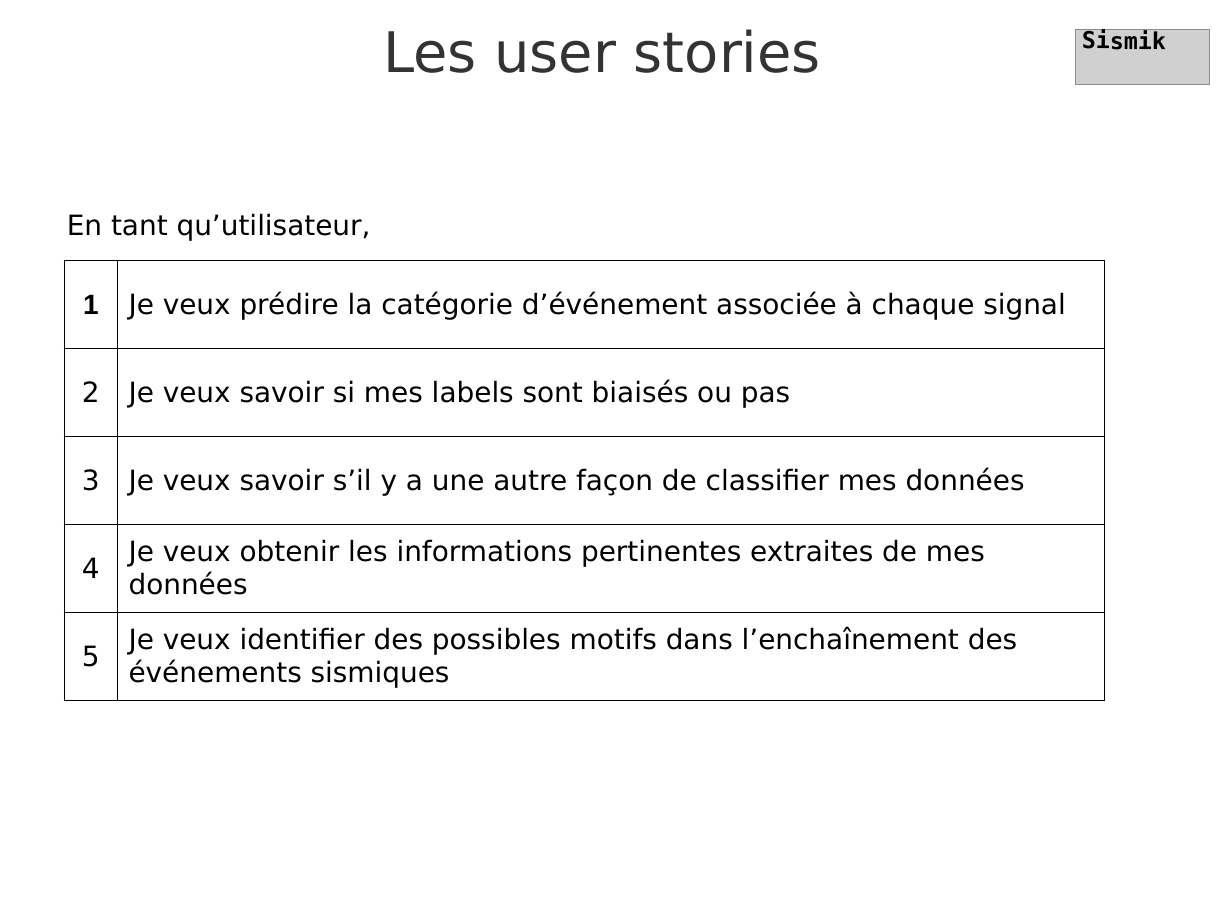
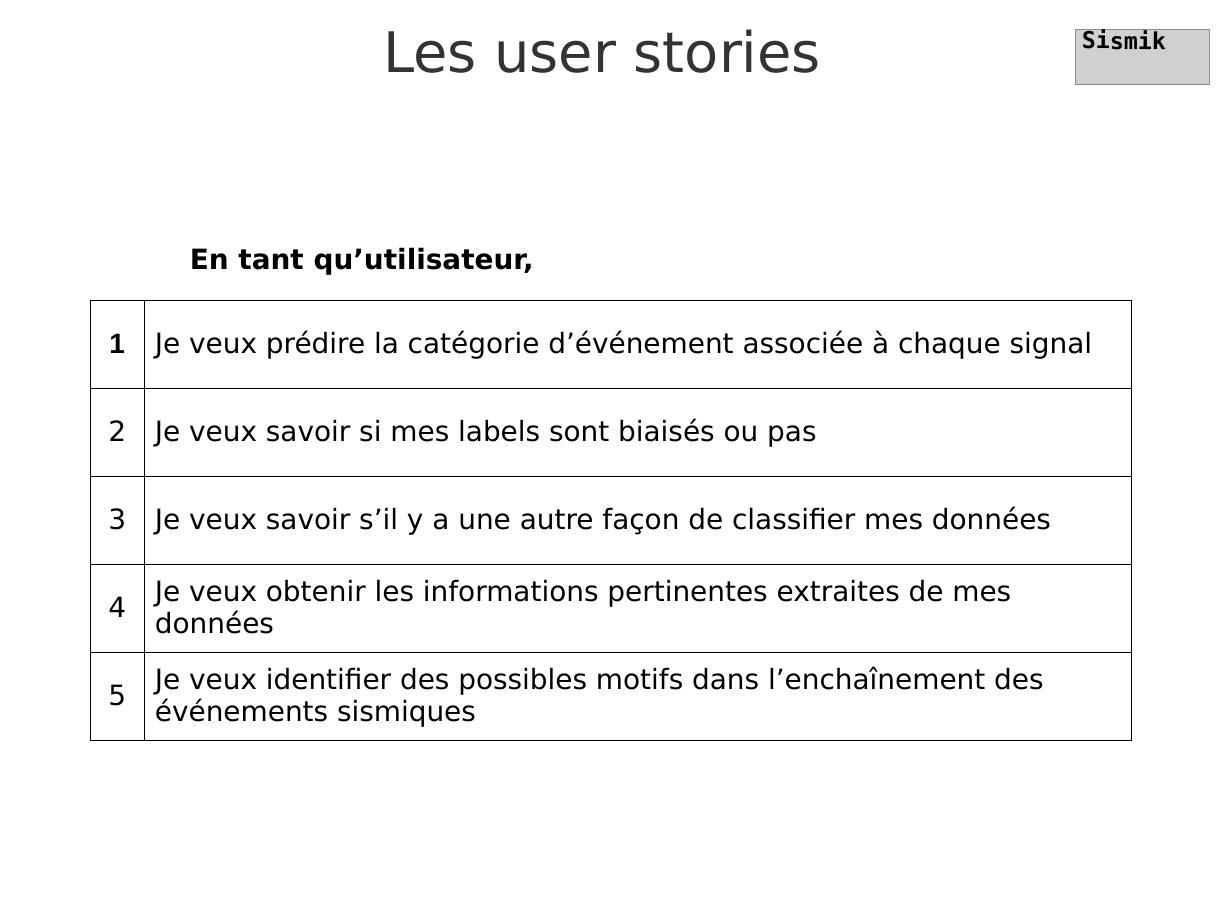
Before and after one commit to rubalravinder/cas_etude_volcano, a slide deck: slide 4 of prez_finale_sismik.odp. Drawn at 1232x924 pixels with LibreOffice and Linux fonts; fonts in the diff are those of the drawing; grey boxes stand for pictures; background and template pictures are left out. Boxes give left, top, right and bottom in pixels: in the first picture for what was removed or moved away, otherwise in the second. Text is boxed around its words. In the diff, an @@ line names an element or a change of style, - is before the commit and + after.

```diff
--- a/prez_finale_sismik.odp
+++ b/prez_finale_sismik.odp
@@ text "En tant qu’utilisateur,": place and size @@
-text "En tant qu’utilisateur," at [67, 213, 371, 241]
+text "En tant qu’utilisateur," at [190, 247, 534, 274]
@@ text "En tant qu’utilisateur," at [190, 247, 534, 274]: bold on @@
@@ table: place and size @@
-table at [64, 260, 1105, 701]
+table at [91, 300, 1131, 740]
```
Also in this commit, not shown: 2 other slides changed, 18 slides added, 10 slides removed, 4 other files.
